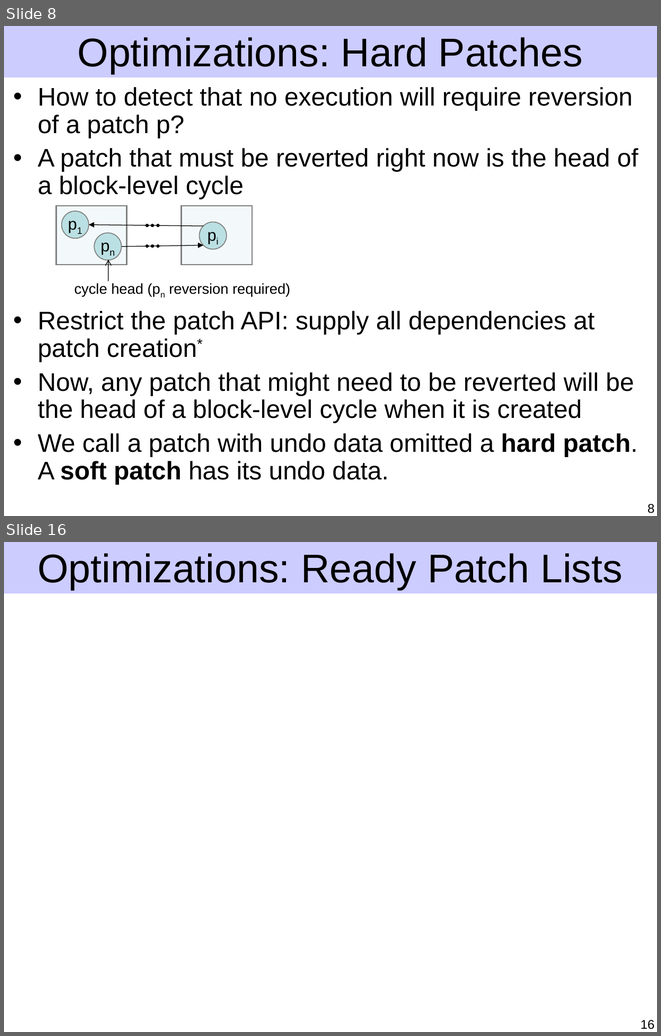
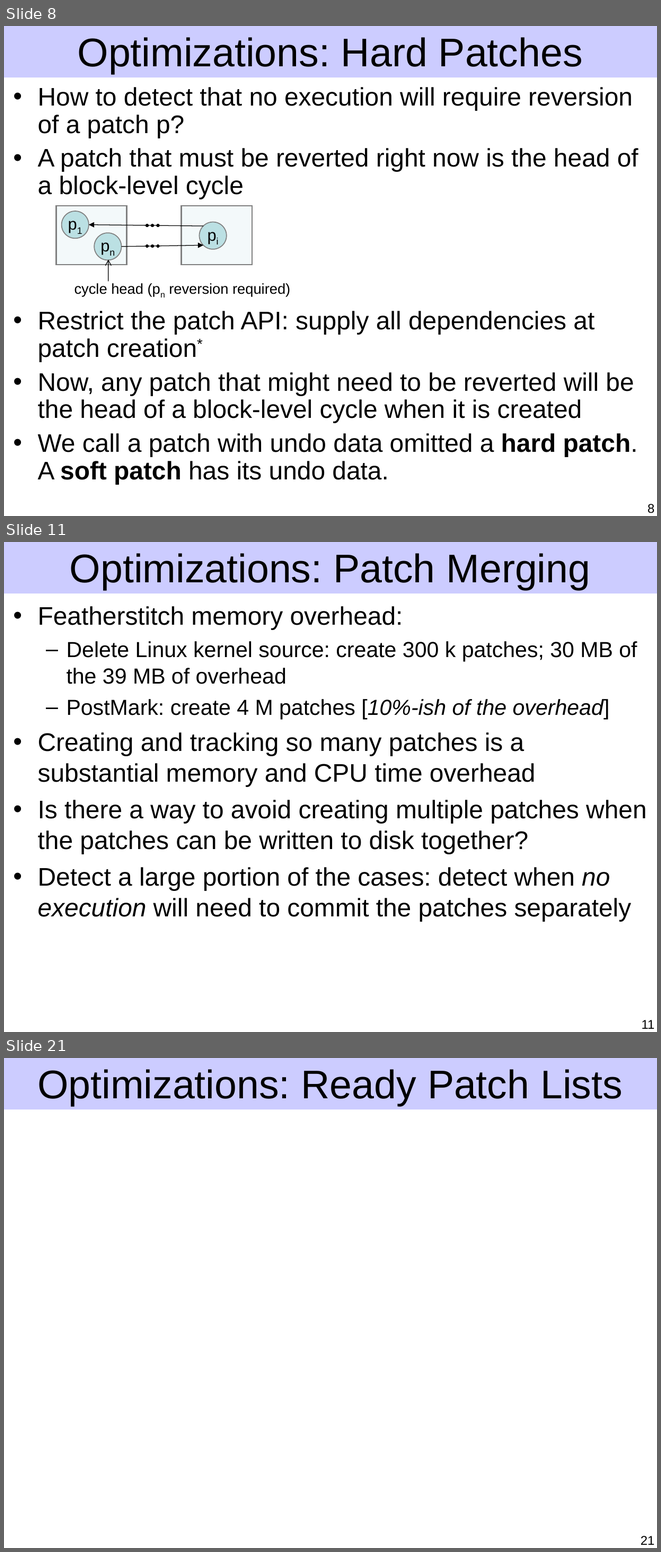
Before and after one commit to ucla-readable/fstitch-doc, a slide deck: sosp/pres.ppt. Shown one above the other, each under a label of ours: slides 8 and 16 before the commit, slides 8, 11 and 21 after it; the slides between them are not shown. The pictures are 661x1036 and 661x1552 pixels, drawn with LibreOffice and Linux fonts; fonts in the diff are those of the drawing. Boxes give left, top, right and bottom in pixels: in the first picture for what was removed or moved away, otherwise in the second. Text is boxed around its words. In the diff, an @@ line names an element or a change of style, - is before the commit and + after.

Commit message:
Flesh out hard patch merging and start overlap merging.

```diff
--- a/sosp/pres.ppt
+++ b/sosp/pres.ppt
@@ slide 11 added at (x1=4, y1=542, x2=657, y2=1032), background #FFFFFF; not listed: 1 template element that a slide beside it also shows @@
@@ title added at (x1=70, y1=553, x2=591, y2=590), 44 pt, text #000000 @@
+Optimizations: Patch Merging
@@ text added at (x1=38, y1=606, x2=646, y2=921), 28 pt, text #000000 @@
+• Featherstitch memory overhead:
+  – Delete Linux kernel source: create 300 k patches; 30 MB of the 39 MB of overhead
+  – PostMark: create 4 M patches [10%-ish of the overhead]
+• Creating and tracking so many patches is a substantial memory and CPU time overhead
+• Is there a way to avoid creating multiple patches when the patches can be written to disk together?
+• Detect a large portion of the cases: detect when no execution will need to commit the patches separately
@@ page number added at (x1=642, y1=1020, x2=655, y2=1029), 14 pt, text #000000 @@
+11
@@ what was slide 16 is now slide 21 @@
@@ page number at (x1=641, y1=1536, x2=655, y2=1545): text changed @@
-16
+21
```
Also in this commit, not shown: 7 slides changed, 5 other slides added, 1 slide removed.
